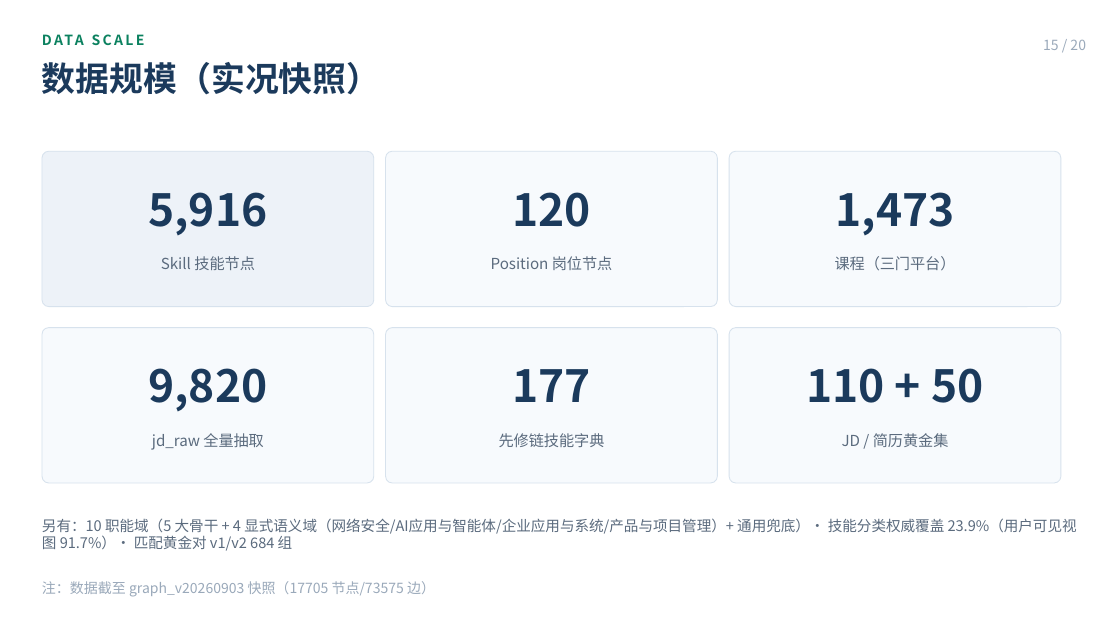
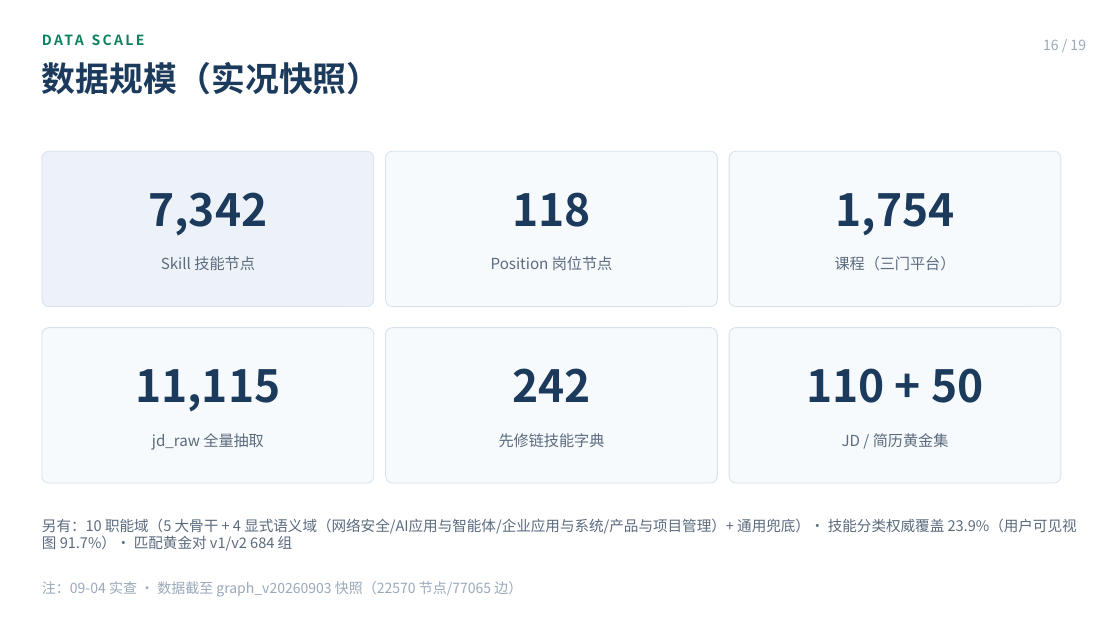
Before and after one commit to Sanksu/zhigang-compass, a slide deck: slide 16 of docs/m5/智岗罗盘_答辩PPT_终稿.pptx (slide 15 before the commit). Drawn at 1120x630 pixels with LibreOffice and Linux fonts; fonts in the diff are those of the drawing. Boxes give left, top, right and bottom in pixels: in the first picture for what was removed or moved away, otherwise in the second. Text is boxed around its words. In the diff, an @@ line names an element or a change of style, - is before the commit and + after.

Commit message:
docs(m5): PPT 对齐 0904 实查口径并移除首页/尾页底图
- 核查 LEARNABLE_VIA 学时甘特口径、三视图配图与数据规模页，改为对齐实查结果
- 移除团队分工与项目里程碑页
- 新增全流程链路页与 LLM 自动治理+人工审核说明
- 删除首页/尾页底图及遮罩，深底页改纯色背景；techstack/portrait 以既有图占位
- 重建 19 页 pptx 产物

```diff
--- a/docs/m5/智岗罗盘_答辩PPT_终稿.pptx
+++ b/docs/m5/智岗罗盘_答辩PPT_终稿.pptx
@@ text at bbox=[1043, 40, 1086, 50]: text changed @@
-15 / 20
+16 / 19
@@ text at bbox=[148, 192, 267, 235]: text changed @@
-5,916
+7,342
@@ text at bbox=[512, 192, 590, 227]: text changed @@
-120
+118
@@ text at bbox=[835, 193, 954, 235]: text changed @@
-1,473
+1,754
@@ text at bbox=[135, 369, 280, 411]: text changed @@
-9,820
+11,115
@@ text at bbox=[512, 368, 590, 402]: text changed @@
-177
+242
@@ text at bbox=[42, 581, 522, 597]: text changed @@
-注：数据截至 graph_v20260903 快照（17705 节点/73575 边）
+注：09-04 实查 · 数据截至 graph_v20260903 快照（22570 节点/77065 边）
```
Also in this commit, not shown: 17 other slides changed, 1 slide added, 2 slides removed, 5 other files.
